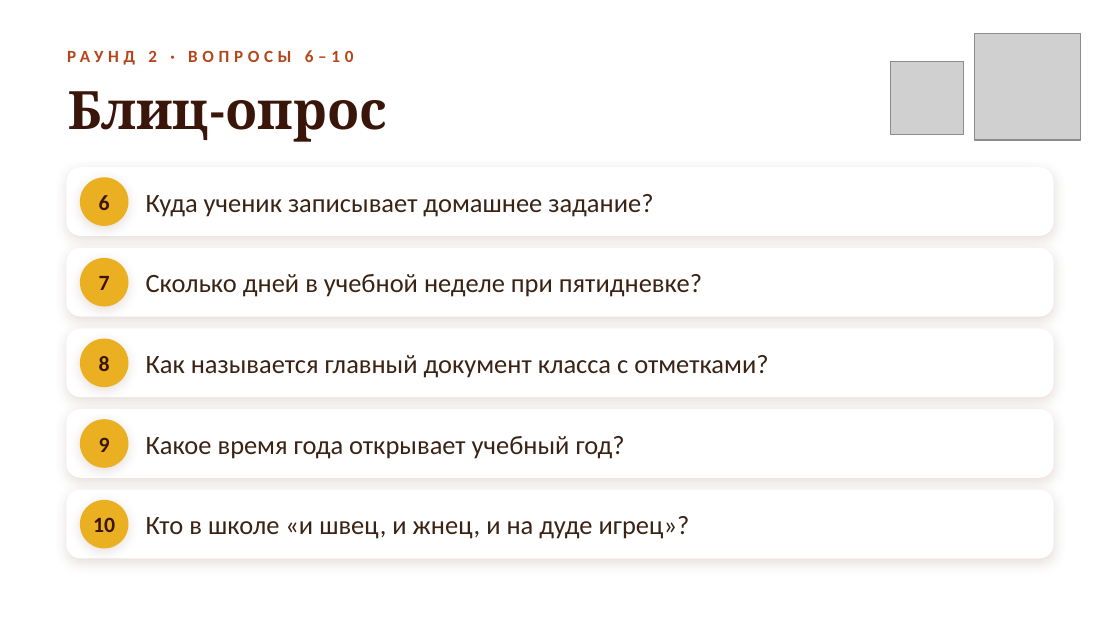
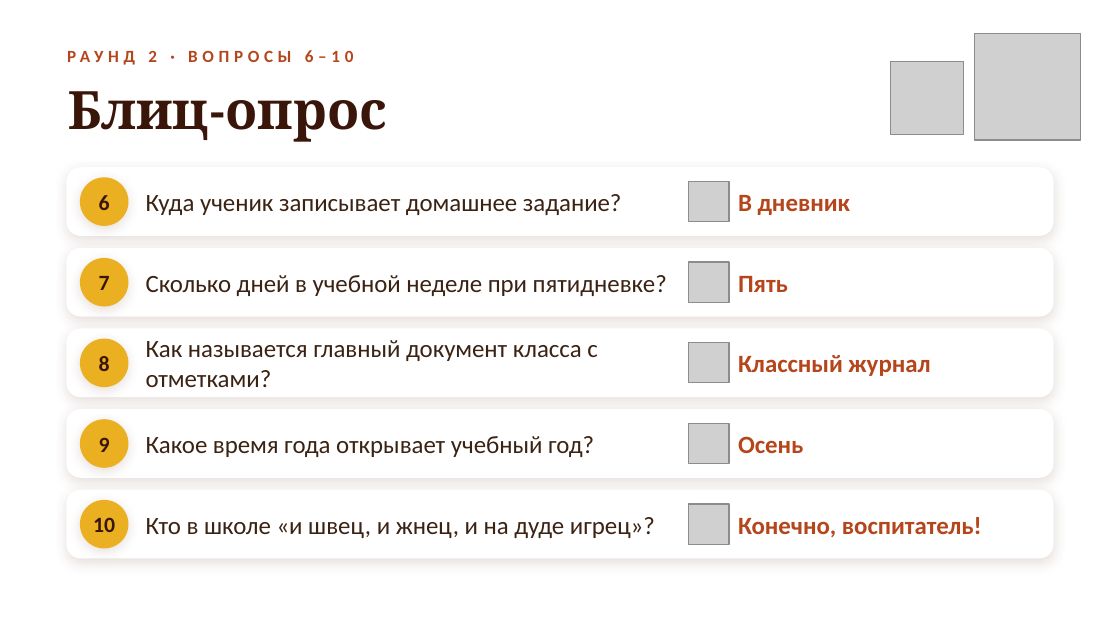
Before and after one commit to sl-himmelreich/heinrich-mario, a slide deck: slide 20 of День_воспитателя_конкурс.pptx (slide 21 before the commit). Drawn at 1120x630 pixels with LibreOffice and Linux fonts; fonts in the diff are those of the drawing; grey boxes stand for pictures; background and template pictures are left out. Boxes give left, top, right and bottom in pixels: in the first picture for what was removed or moved away, otherwise in the second. Text is boxed around its words. In the diff, an @@ line names an element or a change of style, - is before the commit and + after.

```diff
--- a/День_воспитателя_конкурс.pptx
+++ b/День_воспитателя_конкурс.pptx
@@ picture added at box(689, 181, 729, 222) @@
@@ text added at box(738, 195, 850, 215), 16 pt, text #B5451B, bold @@
+В дневник
@@ picture added at box(689, 262, 729, 302) @@
@@ text added at box(738, 276, 788, 292), 16 pt, text #B5451B, bold @@
+Пять
@@ picture added at box(689, 343, 729, 383) @@
@@ text added at box(738, 355, 930, 376), 16 pt, text #B5451B, bold @@
+Классный журнал
@@ picture added at box(689, 423, 729, 464) @@
@@ text added at box(738, 436, 803, 453), 16 pt, text #B5451B, bold @@
+Осень
@@ size 17 to 16 pt in 5 elements at box(146, 194, 622, 215), box(146, 275, 667, 296), box(146, 340, 597, 387), box(146, 436, 594, 457), box(146, 517, 655, 538) @@
@@ picture added at box(689, 504, 729, 544) @@
@@ text added at box(738, 517, 982, 537), 16 pt, text #B5451B, bold @@
+Конечно, воспитатель!
```
Also in this commit, not shown: 14 other slides changed, 2 slides added, 4 slides removed, 1 other file.
